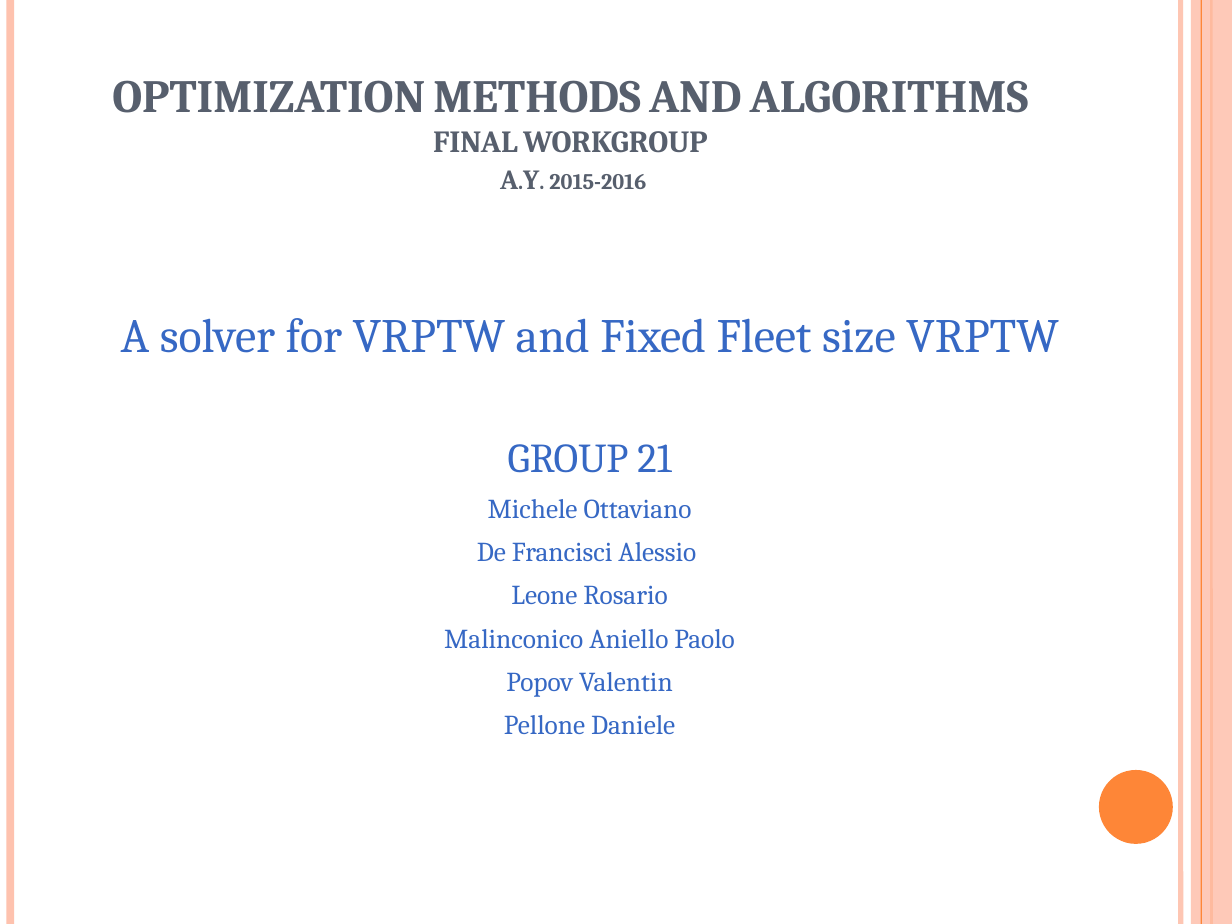
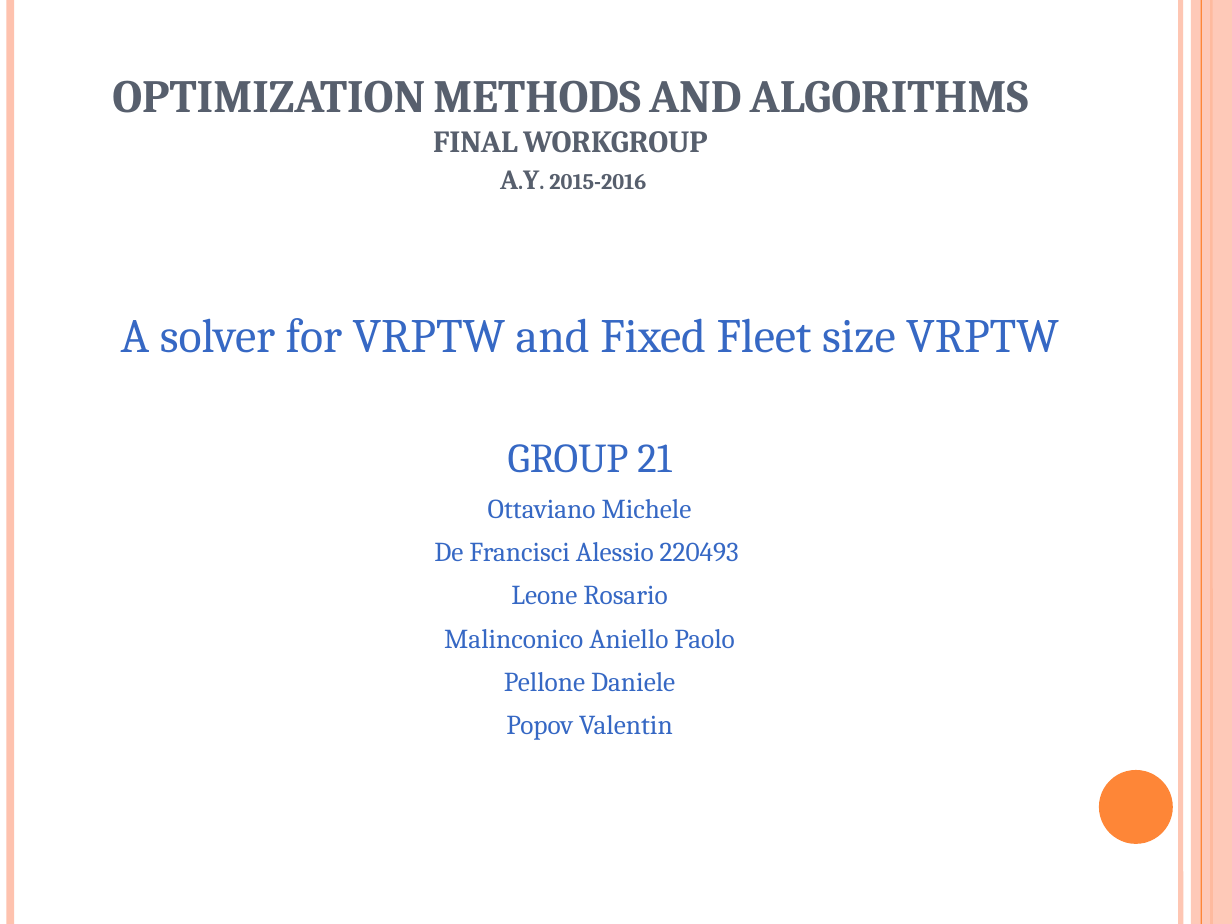
Before and after one commit to 4binary1/OMA-1516---Group-21, a slide deck: slide 1 of Group_21 (Bozza OttaM).pptx. Drawn at 1232x924 pixels with LibreOffice and Linux fonts; fonts in the diff are those of the drawing. Boxes give left, top, right and bottom in pixels: in the first picture for what was removed or moved away, otherwise in the second. Text is boxed around its words. In the diff, an @@ line names an element or a change of style, - is before the commit and + after.

Commit message:
Aggiunta mia matricola nella presentazione

```diff
--- a/Group_21 (Bozza OttaM).pptx
+++ b/Group_21 (Bozza OttaM).pptx
@@ text at bbox=[434, 499, 739, 561]: text changed @@
-Michele Ottaviano
-De Francisci Alessio
+Ottaviano Michele
+De Francisci Alessio 220493
@@ text at bbox=[504, 672, 675, 691]: paragraph added @@
+Pellone Daniele
@@ text at bbox=[504, 715, 675, 734]: paragraph removed @@
-Pellone Daniele
```
